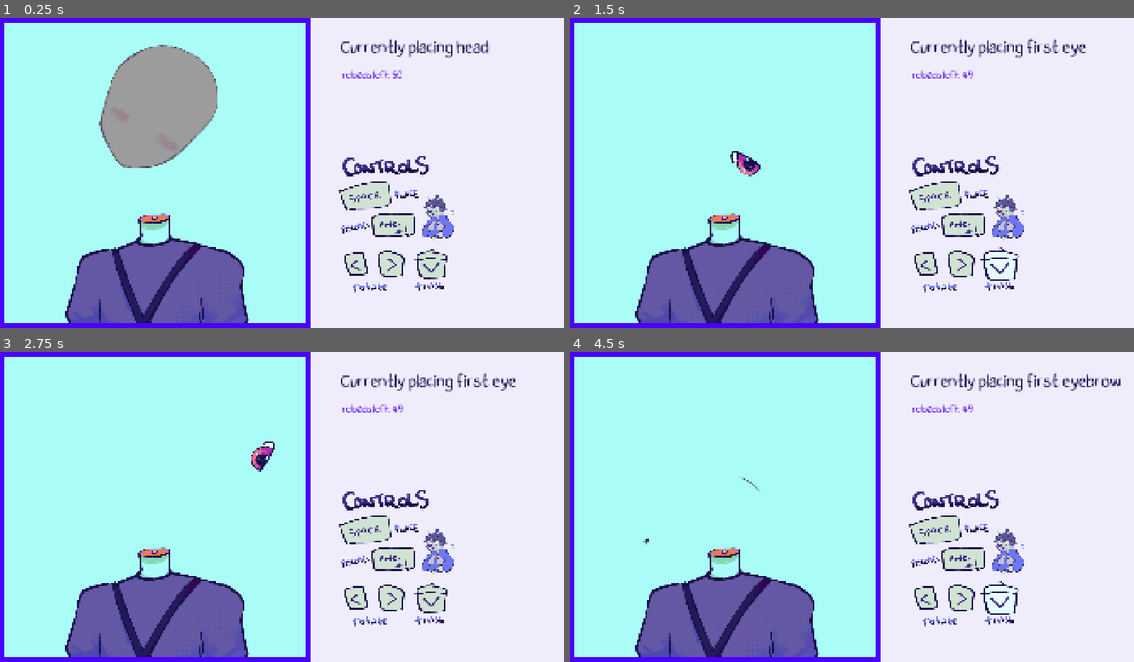
Above: before the commit, frames 1-4 (two rows, left to right).
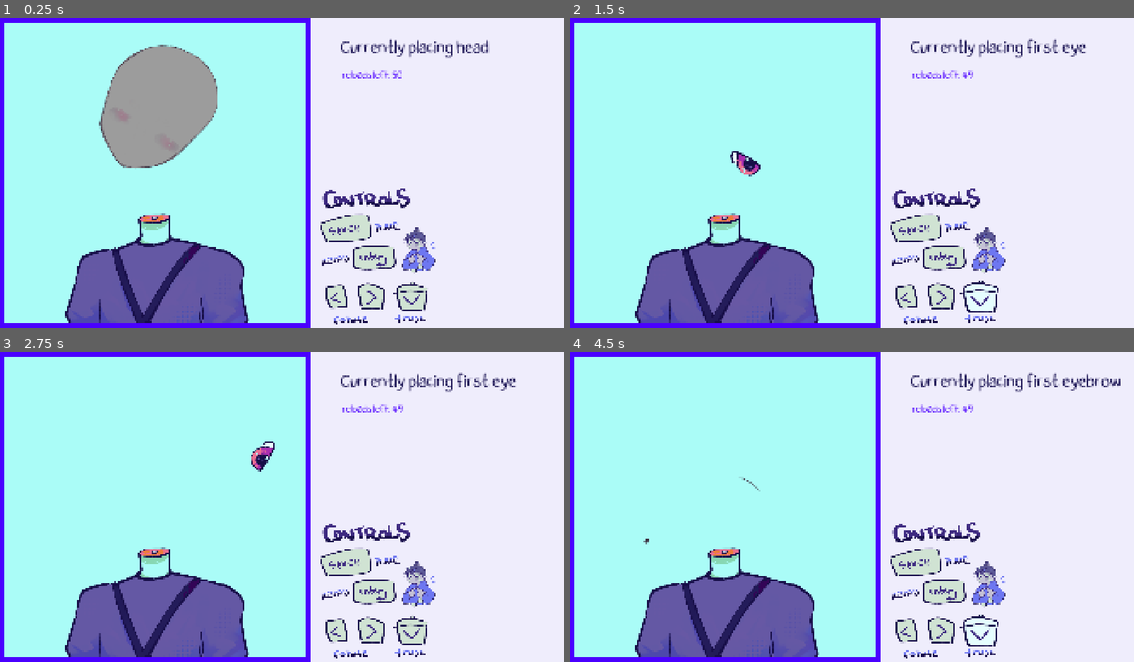
Above: after the commit, the same moments.

Repository: Herbeon/haven-toronto-game
Game: Godot game, scene res://game.tscn
Two runs of this game, one before a commit and one after it. Both use one fixed random seed, a clock stepped at 60 frames per second and the inputs below.
Inputs (mouse positions are in pixels of both pictures, inside the frame that each line leads up to):
- Up to frame 1 (0.25 s): no input
- Up to frame 2 (1.5 s): tap Enter (reload) at 0.5 s; move the mouse to (976, 157) at 0.52 s; hold Up 0.53-1.28 s; hold Left (rotate_ccwise) 0.53-1.28 s; click (976, 157) at 0.67 s; move the mouse to (739, 188) at 1.27 s; hold Down (trashbin) from 1.28 s (still down); tap Right (rotate_clockwise) at 1.35 s
- Up to frame 3 (2.75 s): move the mouse to (338, 438) at 2.02 s; release Down (trashbin) at 2.03 s; hold Up from 2.03 s (still down); tap Alt at 2.1 s
- Up to frame 4 (4.5 s): move the mouse to (823, 569) at 2.77 s; tap Shift at 2.85 s; click (823, 569) at 2.92 s; move the mouse to (1021, 553) at 3.52 s; release Up at 3.53 s; hold Left (rotate_ccwise) 3.53-4.28 s; hold Down (trashbin) from 3.53 s (still down); tap Space (pause) at 4.25 s; move the mouse to (682, 460) at 4.27 s; tap Right (rotate_clockwise) at 4.35 s

The runs differ from the first frame. In frame 1, 5.9% of the frame differs, in the area x 56-81%, y 44-99%; in frame 2, 5.5%; in frame 3, 5.9%; in frame 4, 5.5%.

Commit message:
add clothes next

Diff:
--- /dev/null
+++ b/havenBounceBack/clothesacc.tscn
@@ -0,0 +1,10 @@
+[gd_scene format=3 uid="uid://8nsp8p2gk6tv"]
+
+[sub_resource type="SpriteFrames" id="SpriteFrames_tcrup"]
+
+[node name="clothesacc" type="CharacterBody2D" unique_id=1491631888]
+
+[node name="CollisionShape2D" type="CollisionShape2D" parent="." unique_id=1278180839]
+
+[node name="AnimatedSprite2D" type="AnimatedSprite2D" parent="." unique_id=2074848652]
+sprite_frames = SubResource("SpriteFrames_tcrup")
--- a/havenBounceBack/game.gd
+++ b/havenBounceBack/game.gd
@@ -13,7 +13,7 @@
 
 #bangs
 #clothes accessory
-#accessory
+#accessories on head
 #hat
 
 @onready var torso = $torso
--- a/havenBounceBack/game.tscn
+++ b/havenBounceBack/game.tscn
@@ -91,13 +91,14 @@
 texture = ExtResource("3_ryrav")
 
 [node name="controls explained" type="TextureRect" parent="." unique_id=1816787531]
-offset_left = 1136.0
-offset_top = 421.0
-offset_right = 1865.3333
-offset_bottom = 968.0
+offset_left = 1069.0
+offset_top = 532.0
+offset_right = 1798.3333
+offset_bottom = 1079.0
 texture = ExtResource("5_x5p1p")
 expand_mode = 1
 script = ExtResource("5_7sc4i")
+metadata/_edit_group_ = true
 
 [node name="space" type="TextureRect" parent="controls explained" unique_id=646424990]
 layout_mode = 0
Not shown, added: havenBounceBack/images and character assets/Bg.png.import
Not shown, added: havenBounceBack/images and character assets/Collar 1.PNG.import
Not shown, added: havenBounceBack/images and character assets/Collar 2.PNG.import
Not shown, added: havenBounceBack/images and character assets/Collar 3.PNG.import
Not shown, added: havenBounceBack/images and character assets/Hat 1.PNG.import
Not shown, added: havenBounceBack/images and character assets/Hat 2.PNG.import
Not shown, added: havenBounceBack/images and character assets/Hat 3.PNG.import
